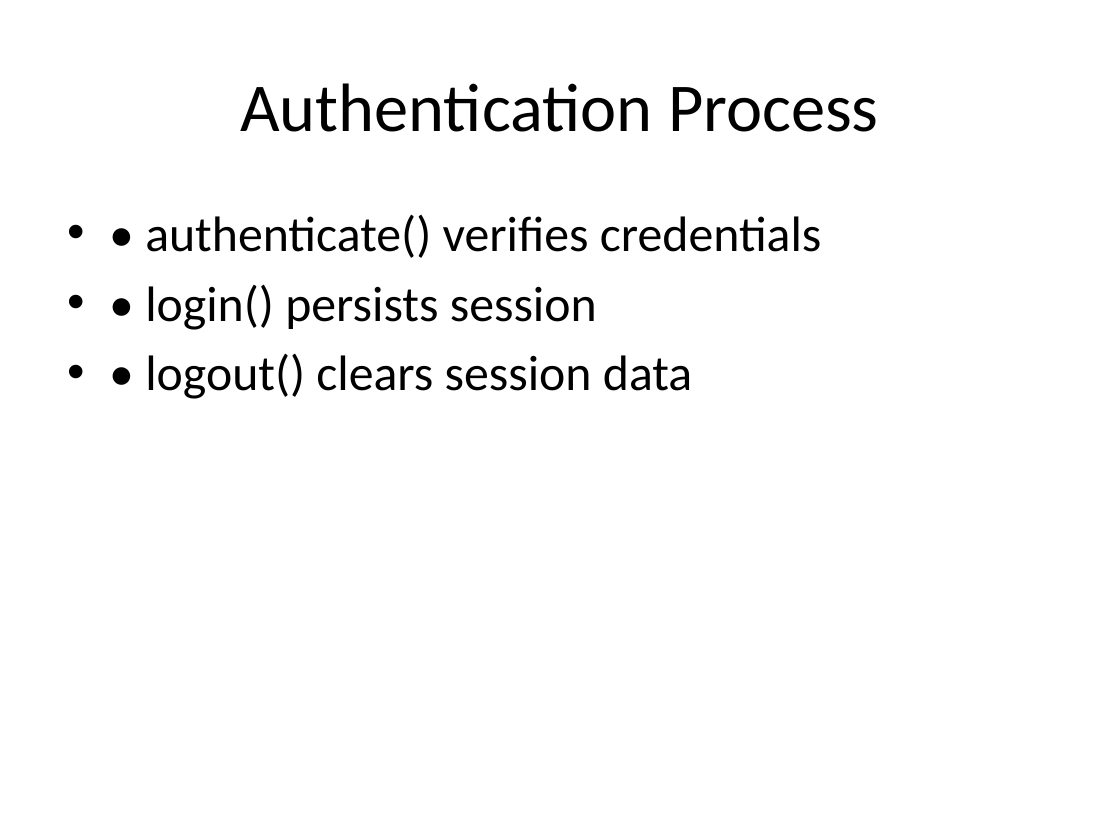
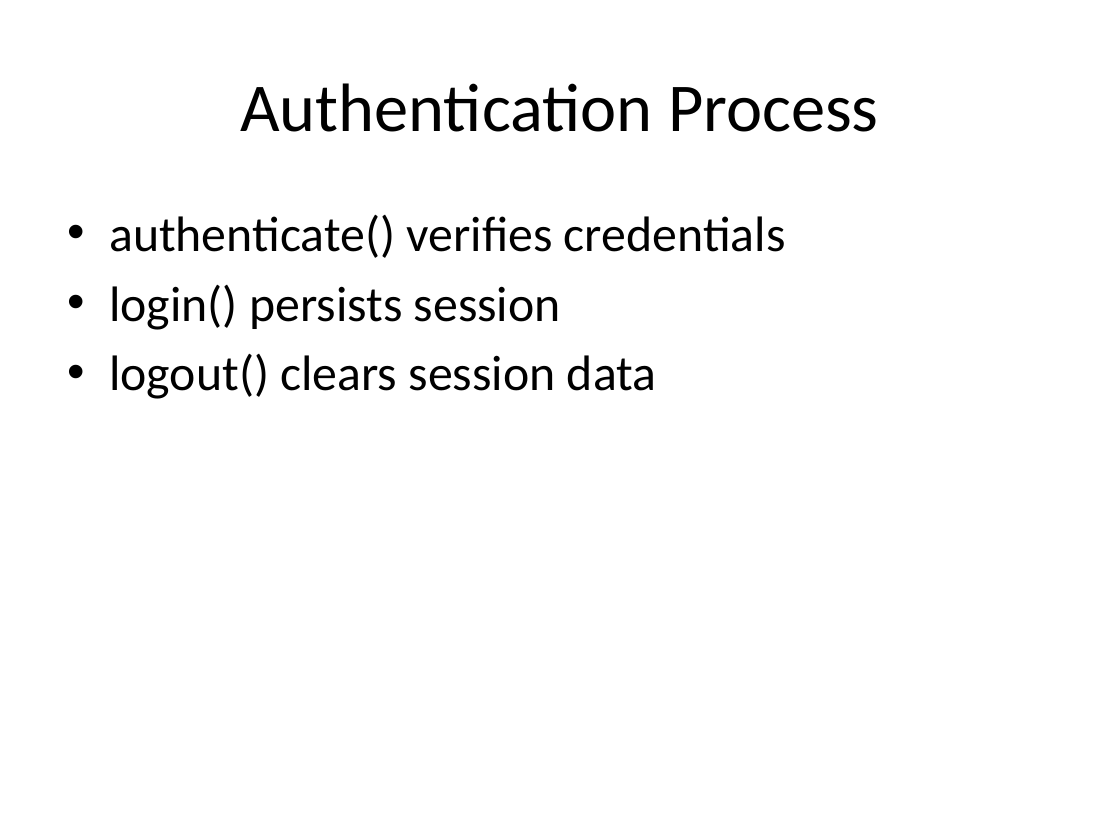
Before and after one commit to seanwhs/Django-Authorization-Crash-Course, a slide deck: slide 6 of django_auth_slides.pptx (slide 4 before the commit). Drawn at 1120x840 pixels with LibreOffice and Linux fonts; fonts in the diff are those of the drawing. Boxes give left, top, right and bottom in pixels: in the first picture for what was removed or moved away, otherwise in the second. Text is boxed around its words. In the diff, an @@ line names an element or a change of style, - is before the commit and + after.

```diff
--- a/django_auth_slides.pptx
+++ b/django_auth_slides.pptx
@@ text at [109,215,786,399]: text changed @@
-• • authenticate() verifies credentials
-• • login() persists session
-• • logout() clears session data
+• authenticate() verifies credentials
+• login() persists session
+• logout() clears session data
```
Also in this commit, not shown: 8 other slides changed, 4 slides added.
